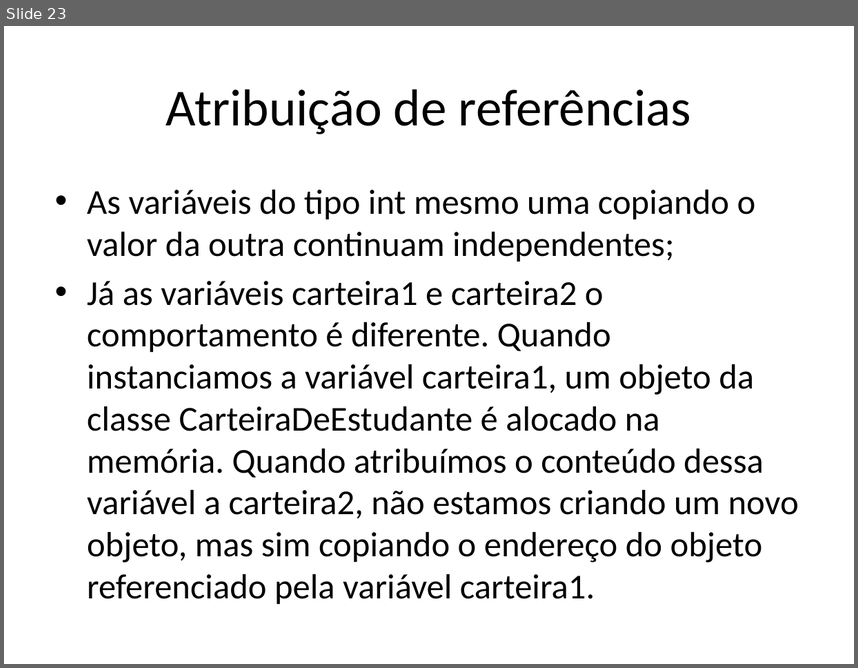
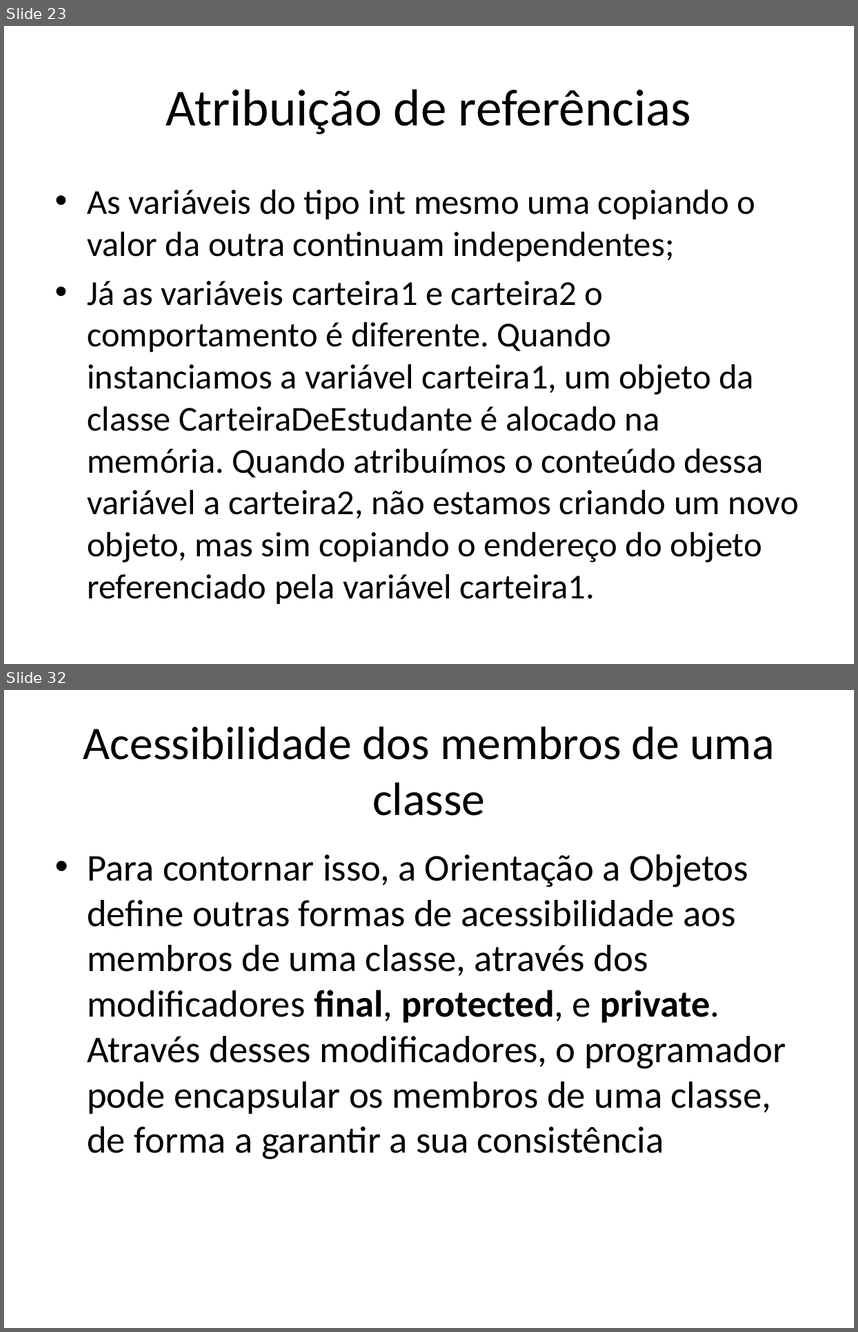
Before and after one commit to renanlessa/CursoJava, a slide deck: Documentos/Orientação a Objetos.pptx. Shown one above the other, each under a label of ours: slide 23 before the commit, slides 23 and 32 after it; the slides between them are not shown. The pictures are 858x668 and 858x1332 pixels, drawn with LibreOffice and Linux fonts; fonts in the diff are those of the drawing. Boxes give left, top, right and bottom in pixels: in the first picture for what was removed or moved away, otherwise in the second. Text is boxed around its words. In the diff, an @@ line names an element or a change of style, - is before the commit and + after.

```diff
--- a/Documentos/Orientação a Objetos.pptx
+++ b/Documentos/Orientação a Objetos.pptx
@@ slide 32 added at [4, 690, 854, 1328], background #FFFFFF @@
@@ title added at [83, 727, 774, 816], 39.6 pt, text #000000 @@
+Acessibilidade dos membros de uma classe
@@ text added at [87, 854, 786, 1159], 32 pt, text #000000 @@
+• Para contornar isso, a Orientação a Objetos define outras formas de acessibilidade aos membros de uma classe, através dos modificadores final, protected, e private. Através desses modificadores, o programador pode encapsular os membros de uma classe, de forma a garantir a sua consistência
```
Also in this commit, not shown: 12 other slides added, 5 other files.
